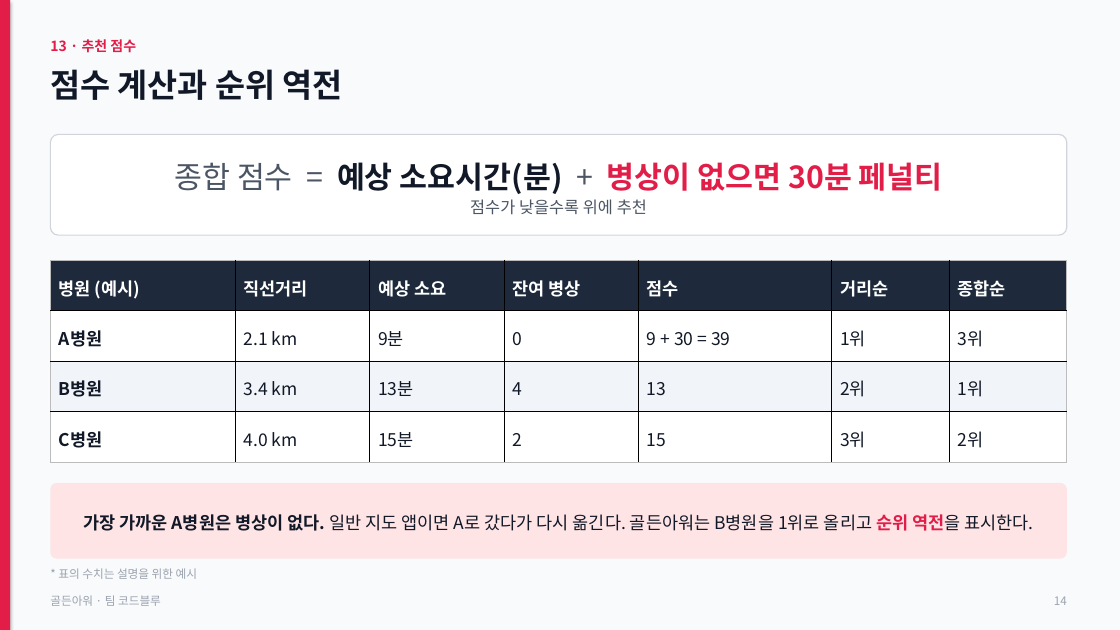
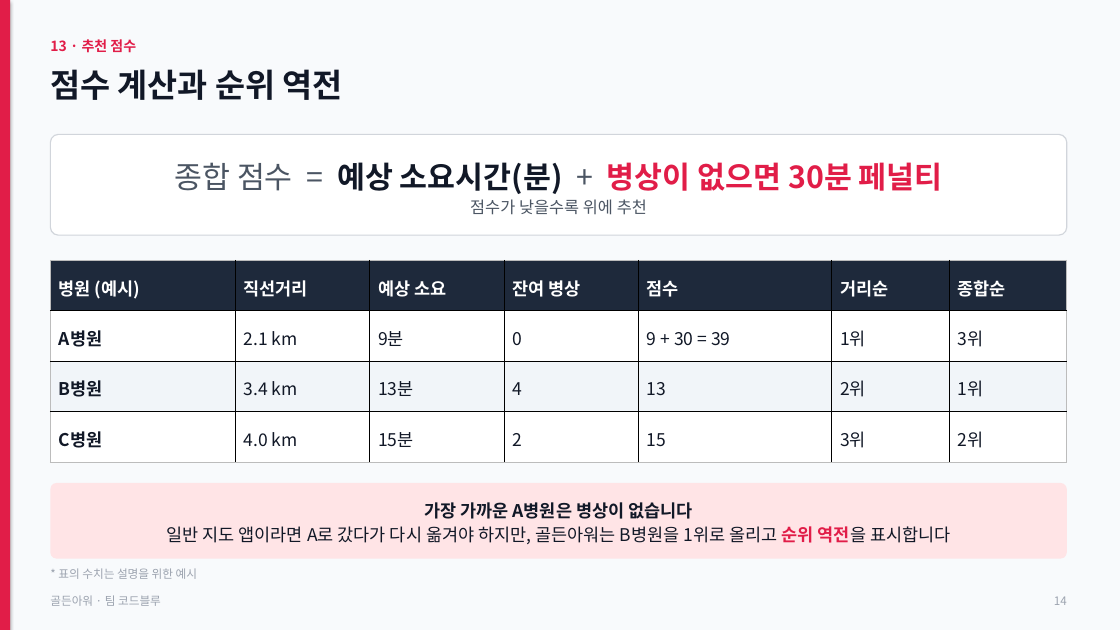
Before and after one commit to jhh1216/hourppt, a slide deck: slide 14 of golden-hour.pptx. Drawn at 1120x630 pixels with LibreOffice and Linux fonts; fonts in the diff are those of the drawing. Boxes give left, top, right and bottom in pixels: in the first picture for what was removed or moved away, otherwise in the second. Text is boxed around its words. In the diff, an @@ line names an element or a change of style, - is before the commit and + after.

```diff
--- a/golden-hour.pptx
+++ b/golden-hour.pptx
@@ text in rounded rectangle at bbox=[167, 502, 950, 544]: text changed @@
-가장 가까운 A병원은 병상이 없다. 일반 지도 앱이면 A로 갔다가 다시 옮긴다. 골든아워는 B병원을 1위로 올리고 순위 역전을 표시한다.
+가장 가까운 A병원은 병상이 없습니다
+일반 지도 앱이라면 A로 갔다가 다시 옮겨야 하지만, 골든아워는 B병원을 1위로 올리고 순위 역전을 표시합니다
```
Also in this commit, not shown: 12 other slides changed, 2 other files.
